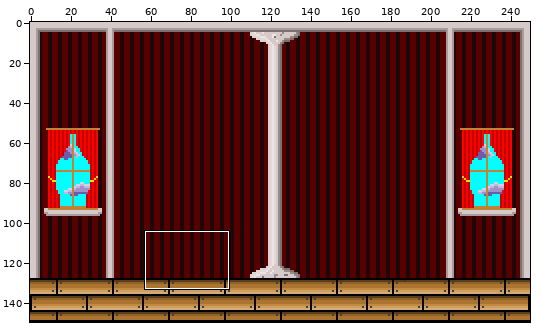
One commit to this sprite sheet: SideScroller/Gambogna FamilyBackground1.png. Above, an overview of the earlier version with the close-up marked.
Close-up. The starting point:
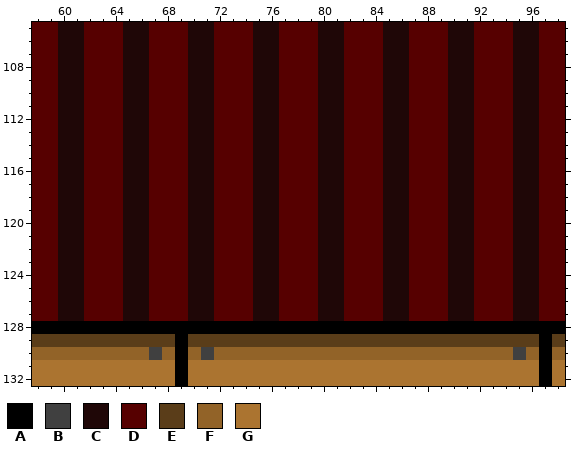
The file is 250x150 pixels. Colours within 5 levels of each other are drawn and written as one. Shown: x 58..98, y 105..132. The commit also changed other parts of the picture, which this record leaves out.
Palette (. is transparent): A #000000  B #404040  C #1f0707  D #560000  E #5a3d19  F #926328  G #ab7430
Pixels before, first column x 58:
105 DDCCDDDCCDDDCCDDDCCDDDCCDDDCCDDDCCDDDCCDD
106 DDCCDDDCCDDDCCDDDCCDDDCCDDDCCDDDCCDDDCCDD
107 DDCCDDDCCDDDCCDDDCCDDDCCDDDCCDDDCCDDDCCDD
108 DDCCDDDCCDDDCCDDDCCDDDCCDDDCCDDDCCDDDCCDD
109 DDCCDDDCCDDDCCDDDCCDDDCCDDDCCDDDCCDDDCCDD
110 DDCCDDDCCDDDCCDDDCCDDDCCDDDCCDDDCCDDDCCDD
111 DDCCDDDCCDDDCCDDDCCDDDCCDDDCCDDDCCDDDCCDD
112 DDCCDDDCCDDDCCDDDCCDDDCCDDDCCDDDCCDDDCCDD
113 DDCCDDDCCDDDCCDDDCCDDDCCDDDCCDDDCCDDDCCDD
114 DDCCDDDCCDDDCCDDDCCDDDCCDDDCCDDDCCDDDCCDD
115 DDCCDDDCCDDDCCDDDCCDDDCCDDDCCDDDCCDDDCCDD
116 DDCCDDDCCDDDCCDDDCCDDDCCDDDCCDDDCCDDDCCDD
117 DDCCDDDCCDDDCCDDDCCDDDCCDDDCCDDDCCDDDCCDD
118 DDCCDDDCCDDDCCDDDCCDDDCCDDDCCDDDCCDDDCCDD
119 DDCCDDDCCDDDCCDDDCCDDDCCDDDCCDDDCCDDDCCDD
120 DDCCDDDCCDDDCCDDDCCDDDCCDDDCCDDDCCDDDCCDD
121 DDCCDDDCCDDDCCDDDCCDDDCCDDDCCDDDCCDDDCCDD
122 DDCCDDDCCDDDCCDDDCCDDDCCDDDCCDDDCCDDDCCDD
123 DDCCDDDCCDDDCCDDDCCDDDCCDDDCCDDDCCDDDCCDD
124 DDCCDDDCCDDDCCDDDCCDDDCCDDDCCDDDCCDDDCCDD
125 DDCCDDDCCDDDCCDDDCCDDDCCDDDCCDDDCCDDDCCDD
126 DDCCDDDCCDDDCCDDDCCDDDCCDDDCCDDDCCDDDCCDD
127 DDCCDDDCCDDDCCDDDCCDDDCCDDDCCDDDCCDDDCCDD
128 AAAAAAAAAAAAAAAAAAAAAAAAAAAAAAAAAAAAAAAAA
129 EEEEEEEEEEEAEEEEEEEEEEEEEEEEEEEEEEEEEEEAE
130 FFFFFFFFFBFAFBFFFFFFFFFFFFFFFFFFFFFFFBFAF
131 GGGGGGGGGGGAGGGGGGGGGGGGGGGGGGGGGGGGGGGAG
132 GGGGGGGGGGGAGGGGGGGGGGGGGGGGGGGGGGGGGGGAG
Once edited:
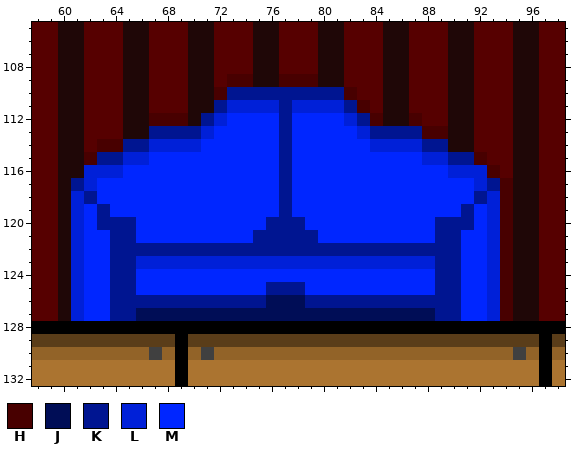
Colours new in this view: H #480000  J #000d56  K #001591  L #0020d8  M #0026ff
From old to new:
{"y":109,"x":73,"old":"DD","new":"HH"}
{"y":109,"x":77,"old":"DDD","new":"HHH"}
{"y":110,"x":72,"old":"DDDCCDDDCCD","new":"HKKKKKKKKKH"}
{"y":111,"x":72,"old":"DDDCCDDDCCDD","new":"KLLLLKLLLLKH"}
{"y":112,"x":67,"old":"DDD","new":"HHH"}
{"y":112,"x":71,"old":"CDDDCCDDDCCDDD","new":"KLMMMMKMMMMLKH"}
{"y":112,"x":87,"old":"D","new":"H"}
{"y":113,"x":67,"old":"DDDCCDDDCCDDDCCDDDCCDDD","new":"KKKKLMMMMMKMMMMMLKKKKHH"}
{"y":114,"x":63,"old":"DDCCDDDCCDDDCCDDDCCDDDCCDDD","new":"HHKKLLLLMMMMMMKMMMMMMLLLLKK"}
{"y":115,"x":62,"old":"DDDCCDDDCCDDDCCDDDCCDDDCCDDDCCD","new":"HKKLLMMMMMMMMMMKMMMMMMMMMMLLKKH"}
{"y":116,"x":62,"old":"DDDCCDDDCCDDDCCDDDCCDDDCCDDDCCDD","new":"LLLMMMMMMMMMMMMKMMMMMMMMMMMMLLLH"}
{"y":117,"x":61,"old":"CDDDCCDDDCCDDDCCDDDCCDDDCCDDDCCDDD","new":"KLMMMMMMMMMMMMMMKMMMMMMMMMMMMMMLKH"}
{"y":118,"x":61,"old":"CDDDCCDDDCCDDDCCDDDCCDDDCCDDDCCDDD","new":"LKMMMMMMMMMMMMMMKMMMMMMMMMMMMMMKLH"}
{"y":119,"x":61,"old":"CDDDCCDDDCCDDDCCDDDCCDDDCCDDDCCDDD","new":"LMKMMMMMMMMMMMMMKMMMMMMMMMMMMMKMLH"}
{"y":120,"x":61,"old":"CDDDCCDDDCCDDDCCDDDCCDDDCCDDDCCDDD","new":"LMKKKMMMMMMMMMMKKKMMMMMMMMMMKKKMLH"}
{"y":121,"x":61,"old":"CDDDCCDDDCCDDDCCDDDCCDDDCCDDDCCDDD","new":"LMMKKMMMMMMMMMKKKKKMMMMMMMMMKKMMLH"}
{"y":122,"x":61,"old":"CDDDCCDDDCCDDDCCDDDCCDDDCCDDDCCDDD","new":"LMMKKKKKKKKKKKKKKKKKKKKKKKKKKKMMLH"}
{"y":123,"x":61,"old":"CDDDCCDDDCCDDDCCDDDCCDDDCCDDDCCDDD","new":"LMMKKLLLLLLLLLLLLLLLLLLLLLLLKKMMLH"}
{"y":124,"x":61,"old":"CDDDCCDDDCCDDDCCDDDCCDDDCCDDDCCDDD","new":"LMMKKMMMMMMMMMMMMMMMMMMMMMMMKKMMLH"}
{"y":125,"x":61,"old":"CDDDCCDDDCCDDDCCDDDCCDDDCCDDDCCDDD","new":"LMMKKMMMMMMMMMMKKKMMMMMMMMMMKKMMLH"}
{"y":126,"x":61,"old":"CDDDCCDDDCCDDDCCDDDCCDDDCCDDDCCDDD","new":"LMMKKKKKKKKKKKKJJJKKKKKKKKKKKKMMLH"}
{"y":127,"x":61,"old":"CDDDCCDDDCCDDDCCDDDCCDDDCCDDDCCDDD","new":"LMMKKJJJJJJJJJJJJJJJJJJJJJJJKKMMLH"}
